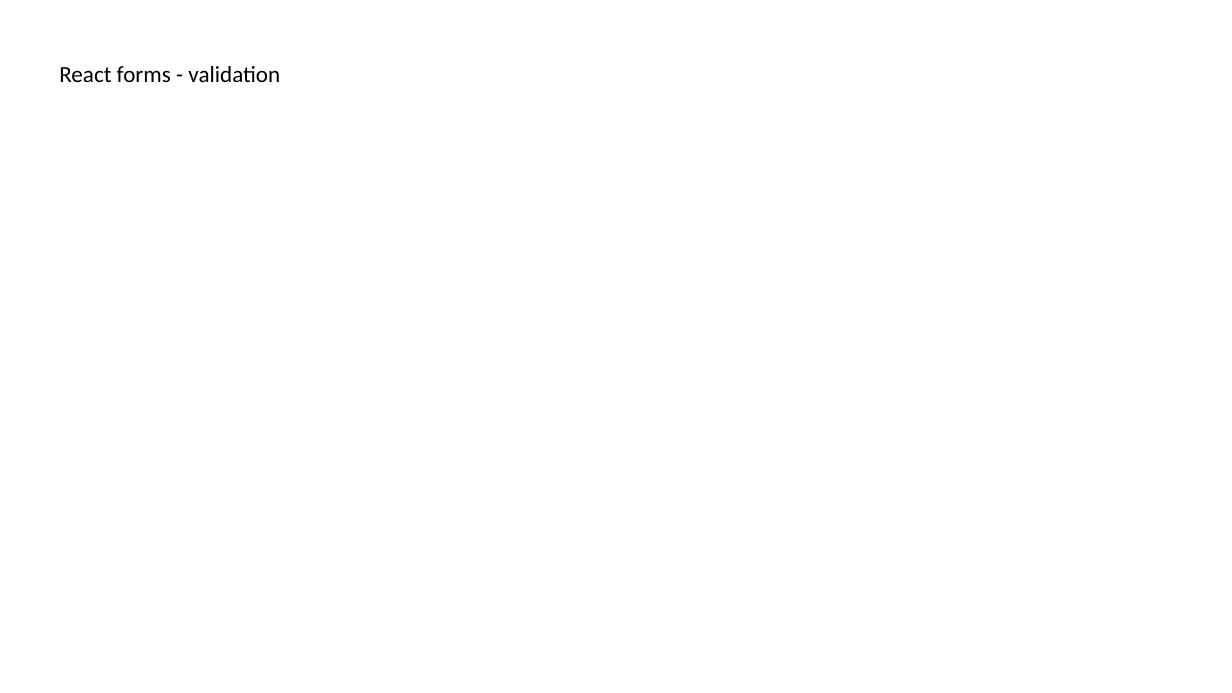
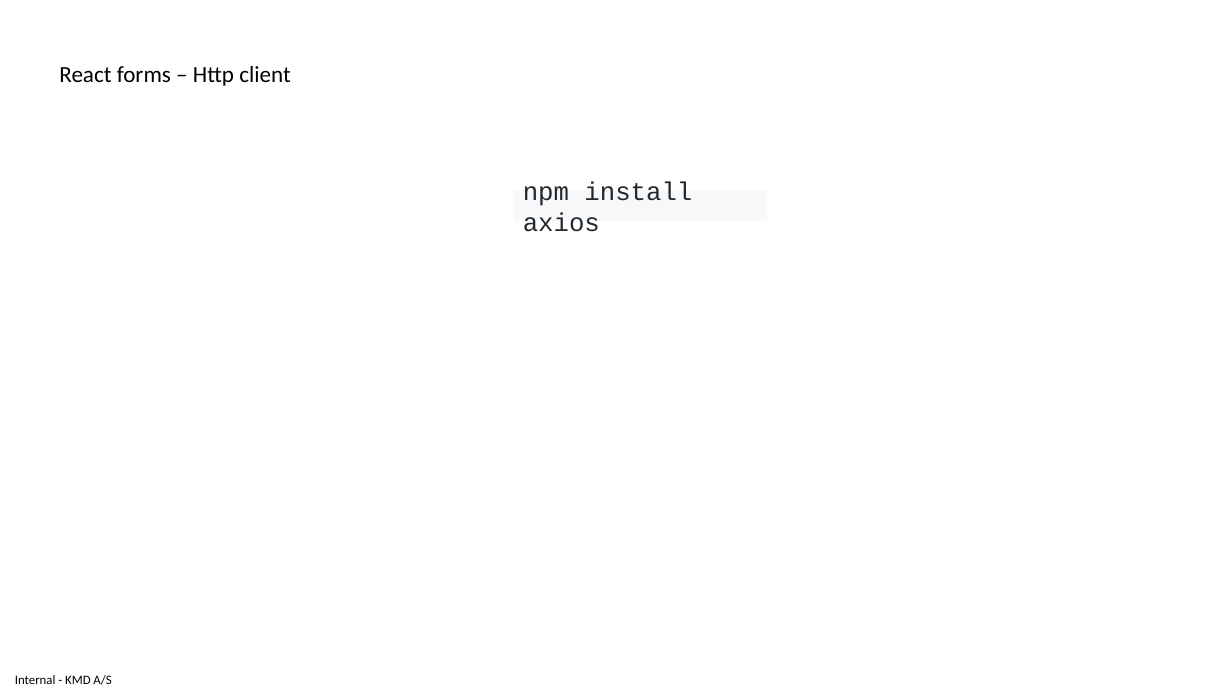
Before and after one commit to delprzemo/reactjs-starter, a slide deck: slide 19 of tutorial/ReactjsTraining.pptx (slide 18 before the commit). Drawn at 1232x693 pixels with LibreOffice and Linux fonts; fonts in the diff are those of the drawing. Boxes give left, top, right and bottom in pixels: in the first picture for what was removed or moved away, otherwise in the second. Text is boxed around its words. In the diff, an @@ line names an element or a change of style, - is before the commit and + after.

```diff
--- a/tutorial/ReactjsTraining.pptx
+++ b/tutorial/ReactjsTraining.pptx
@@ text at (59,66,290,86): text changed @@
-React forms - validation
+React forms – Http client
@@ rectangle added at (514,190,767,222), fill #F6F8FA, 20 pt, text #24292E @@
+npm install axios
@@ text added at (15,675,111,685), 10 pt, text #000000 @@
+Internal - KMD A/S
```
Also in this commit, not shown: 18 other slides changed, 1 slide added, 1 slide removed, 10 other files.
